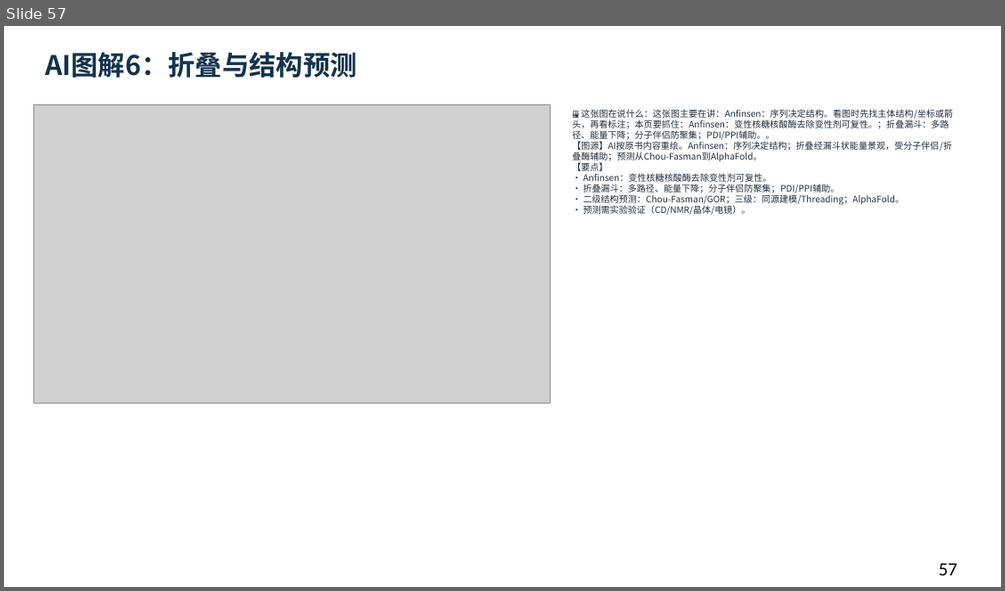
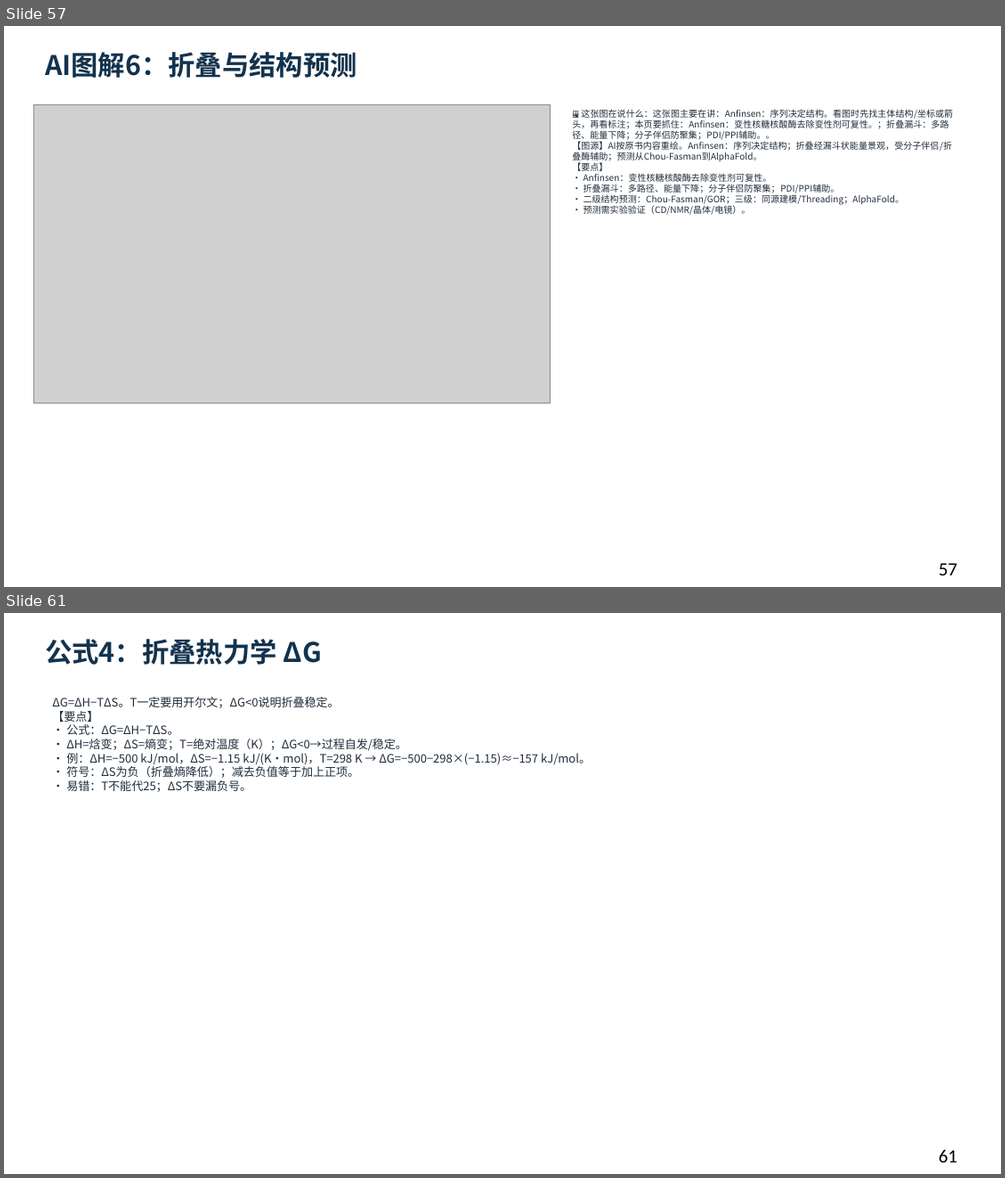
Before and after one commit to newkan-li/Biochemistry, a slide deck: downloads/bc03-ai-style.pptx. Shown one above the other, each under a label of ours: slide 57 before the commit, slides 57 and 61 after it; the slides between them are not shown. The pictures are 1005x591 and 1005x1178 pixels, drawn with LibreOffice and Linux fonts; fonts in the diff are those of the drawing; grey boxes stand for pictures. Boxes give left, top, right and bottom in pixels: in the first picture for what was removed or moved away, otherwise in the second. Text is boxed around its words. In the diff, an @@ line names an element or a change of style, - is before the commit and + after.

```diff
--- a/downloads/bc03-ai-style.pptx
+++ b/downloads/bc03-ai-style.pptx
@@ slide 61 added at box(4, 613, 1001, 1174), background #FFFFFF @@
@@ text added at box(45, 639, 322, 665), 26 pt, text #12324D, bold @@
+公式4：折叠热力学 ΔG
@@ text added at box(52, 697, 591, 792), 11.2 pt, text #202D3C @@
+ΔG=ΔH−TΔS。T一定要用开尔文；ΔG<0说明折叠稳定。
+【要点】
+• 公式：ΔG=ΔH−TΔS。
+• ΔH=焓变；ΔS=熵变；T=绝对温度（K）；ΔG<0→过程自发/稳定。
+• 例：ΔH=−500 kJ/mol，ΔS=−1.15 kJ/(K·mol)，T=298 K → ΔG=−500−298×(−1.15)≈−157 kJ/mol。
+• 符号：ΔS为负（折叠熵降低）；减去负值等于加上正项。
+• 易错：T不能代25；ΔS不要漏负号。
@@ text added at box(938, 1149, 957, 1162), 18 pt, text #000000 @@
+61
```
Also in this commit, not shown: 18 slides changed, 3 other slides added, 6 other files.
